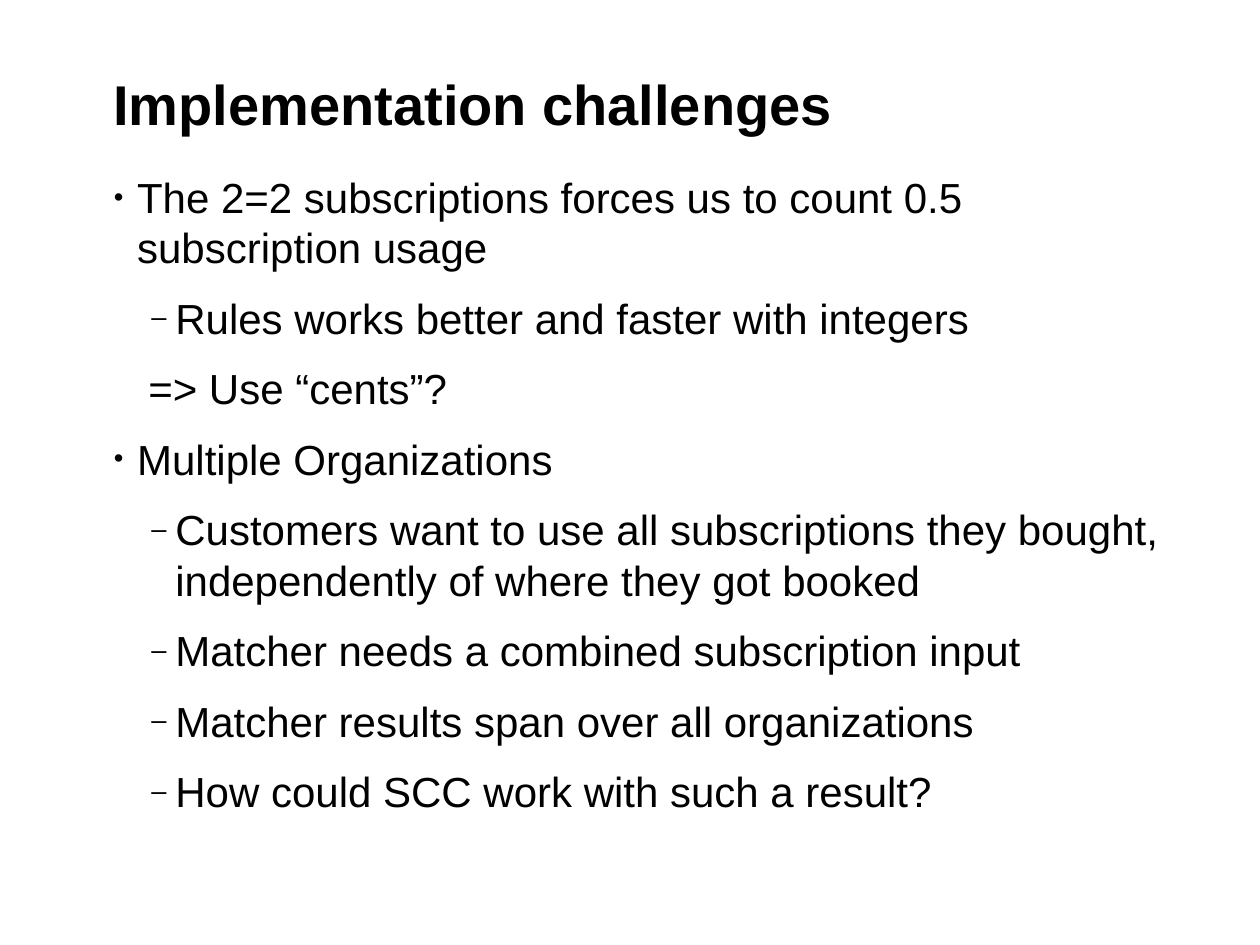
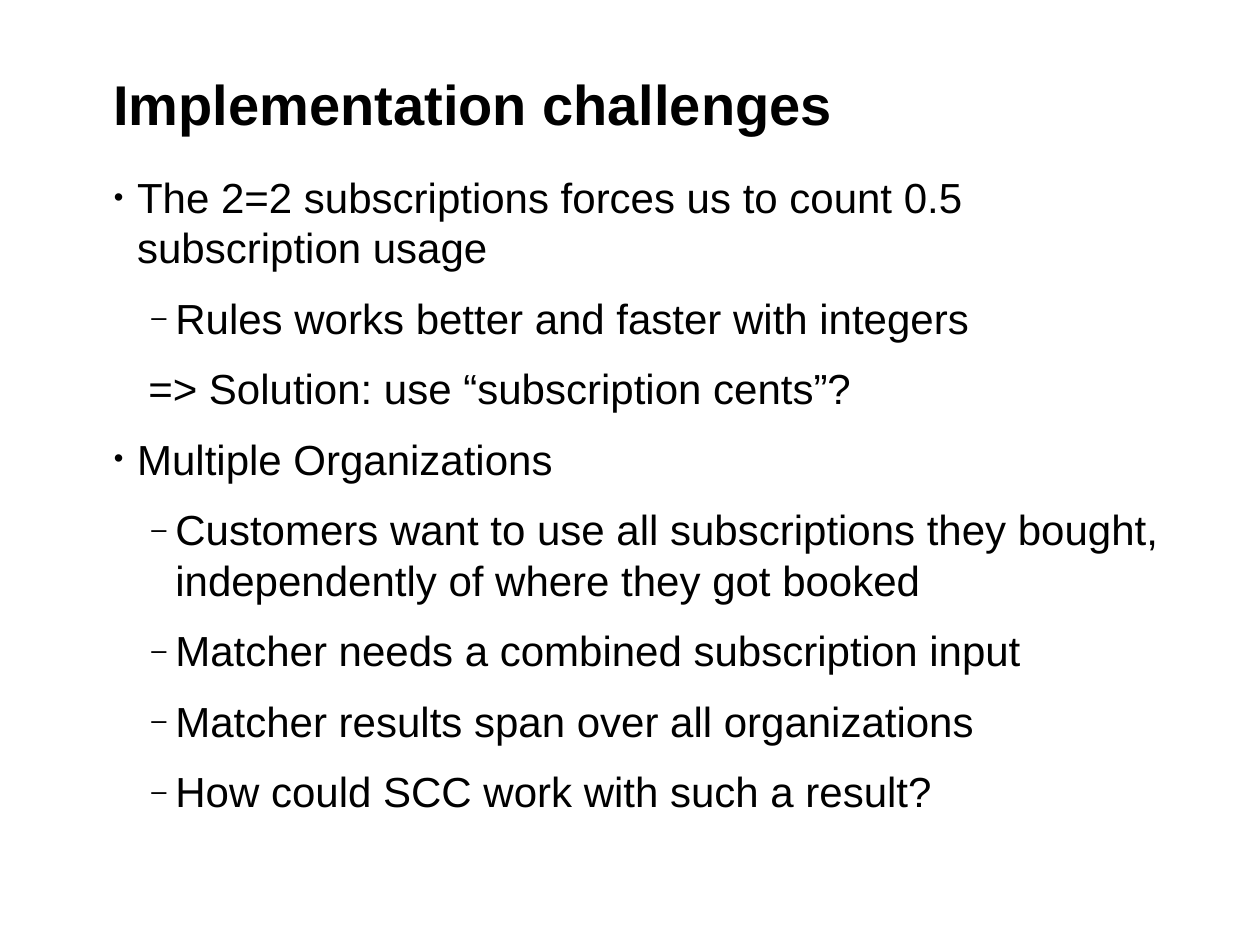
Before and after one commit to hustodemon/subscription-matcher, a slide deck: slide 20 of doc/SubscriptionCounting.odp (slide 19 before the commit). Drawn at 1260x945 pixels with LibreOffice and Linux fonts; fonts in the diff are those of the drawing; background and template pictures are left out. Boxes give left, top, right and bottom in pixels: in the first picture for what was removed or moved away, otherwise in the second. Text is boxed around its words. In the diff, an @@ line names an element or a change of style, - is before the commit and + after.

Commit message:
Reviewed until slide 20

```diff
--- a/doc/SubscriptionCounting.odp
+++ b/doc/SubscriptionCounting.odp
@@ text at [209, 373, 851, 413]: text changed @@
-=> Use “cents”?
+=> Solution: use “subscription cents”?
```
Also in this commit, not shown: 9 other slides changed, 2 slides added, 1 slide removed.
